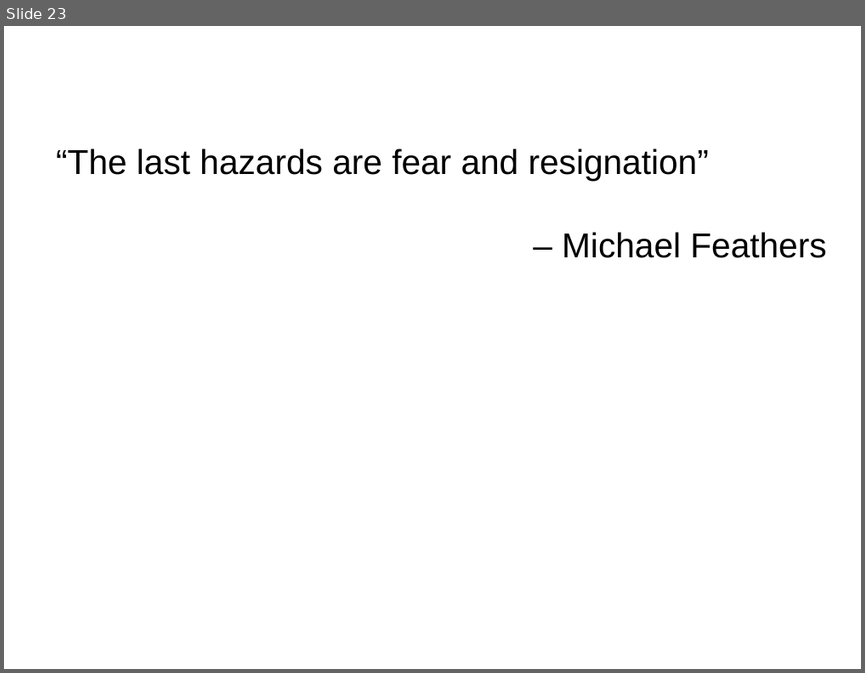
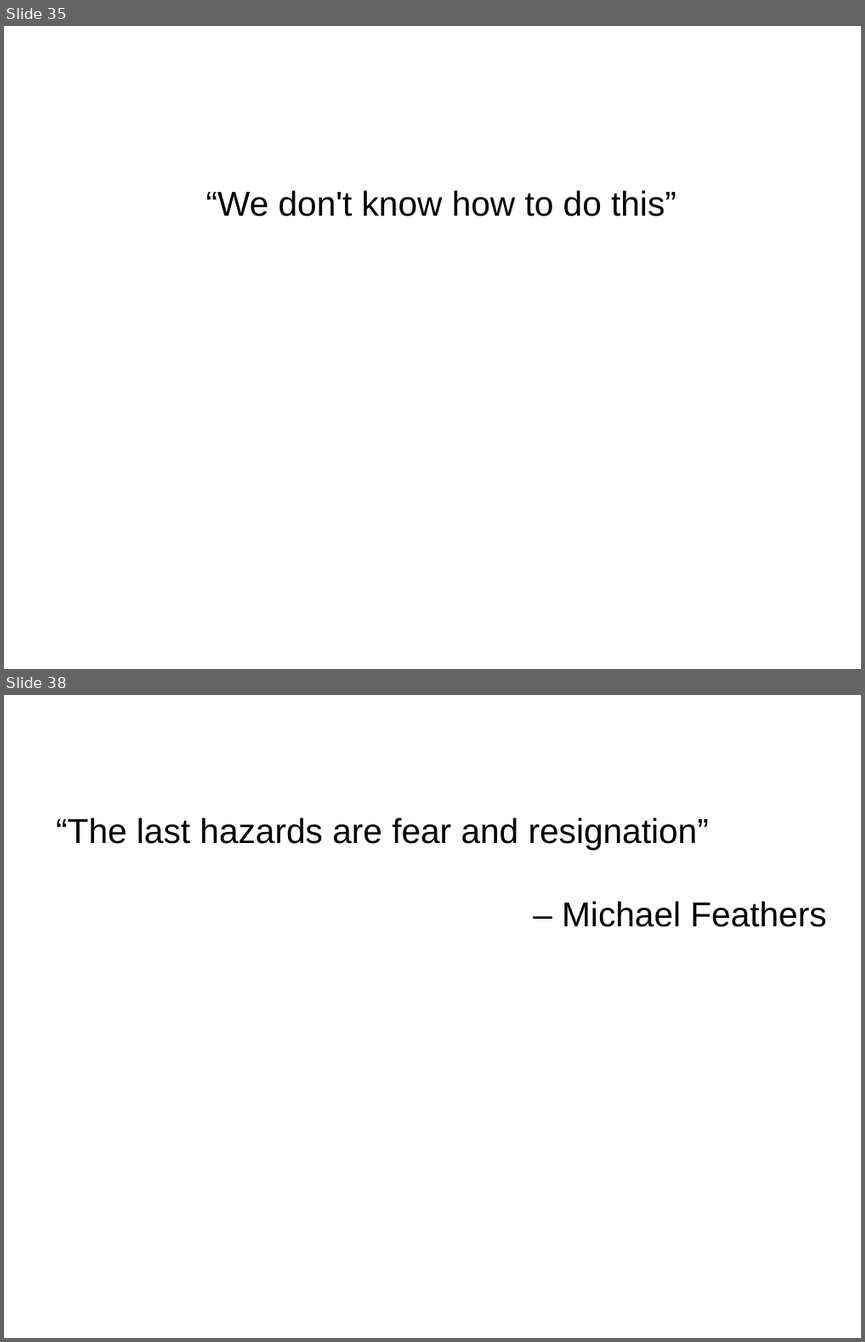
Before and after one commit to HamletDRC/presentations, a slide deck: newideasforoldcode/NewIdeasForOldCode_Confess2011.odp. Shown one above the other, each under a label of ours: slide 23 before the commit, slides 35 and 38 after it; the slides between them are not shown. The pictures are 865x673 and 865x1342 pixels, drawn with LibreOffice and Linux fonts; fonts in the diff are those of the drawing; background and template pictures are left out. Boxes give left, top, right and bottom in pixels: in the first picture for what was removed or moved away, otherwise in the second. Text is boxed around its words. In the diff, an @@ line names an element or a change of style, - is before the commit and + after.

```diff
--- a/newideasforoldcode/NewIdeasForOldCode_Confess2011.odp
+++ b/newideasforoldcode/NewIdeasForOldCode_Confess2011.odp
@@ slide 35 added at (4,26,861,669), background picture (left out) @@
@@ subtitle added at (206,190,676,216), 32 pt, text #000000 @@
+“We don't know how to do this”
@@ what was slide 23 is now slide 38 @@
```
Also in this commit, not shown: 14 other slides added, 1 other file.
